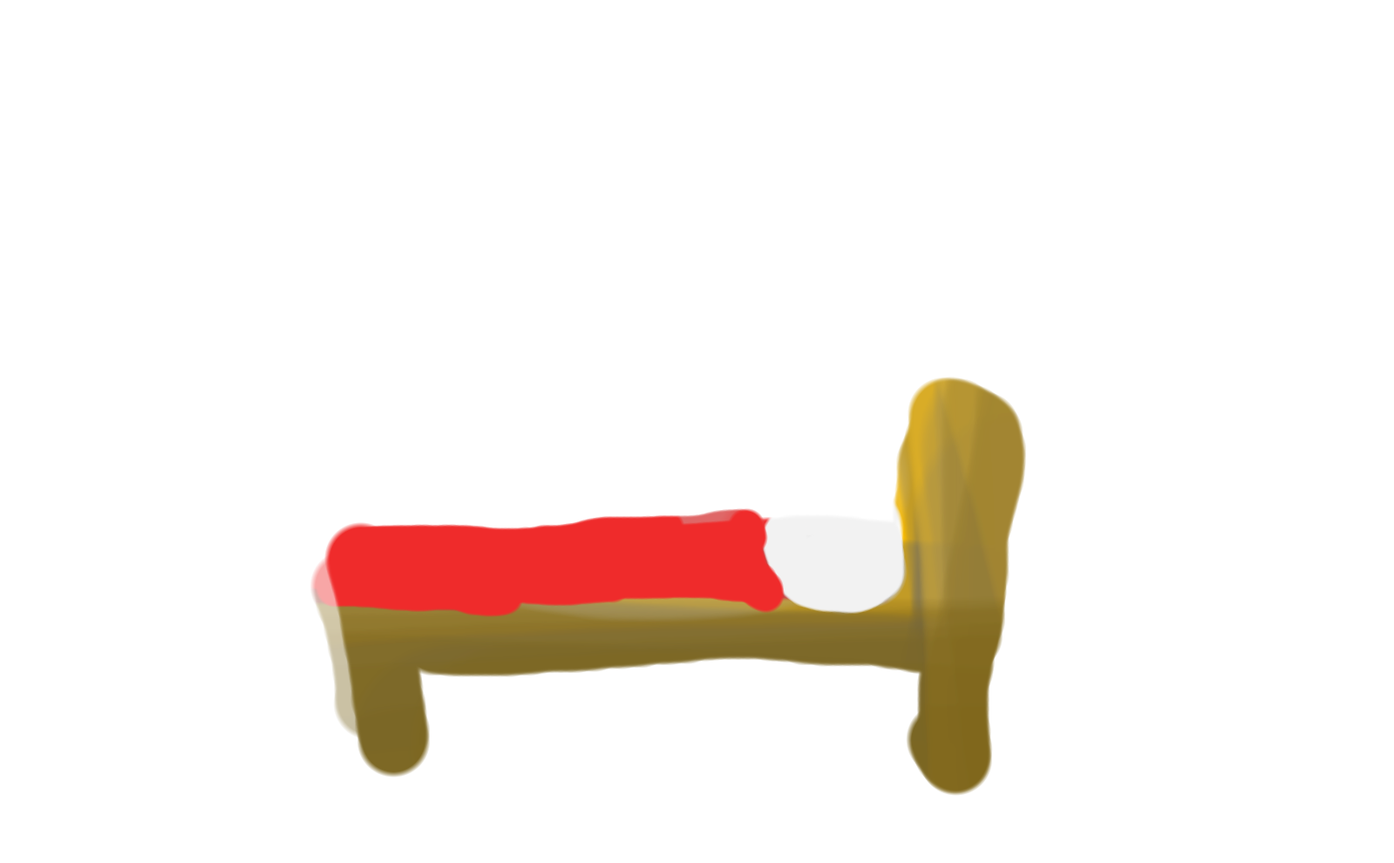
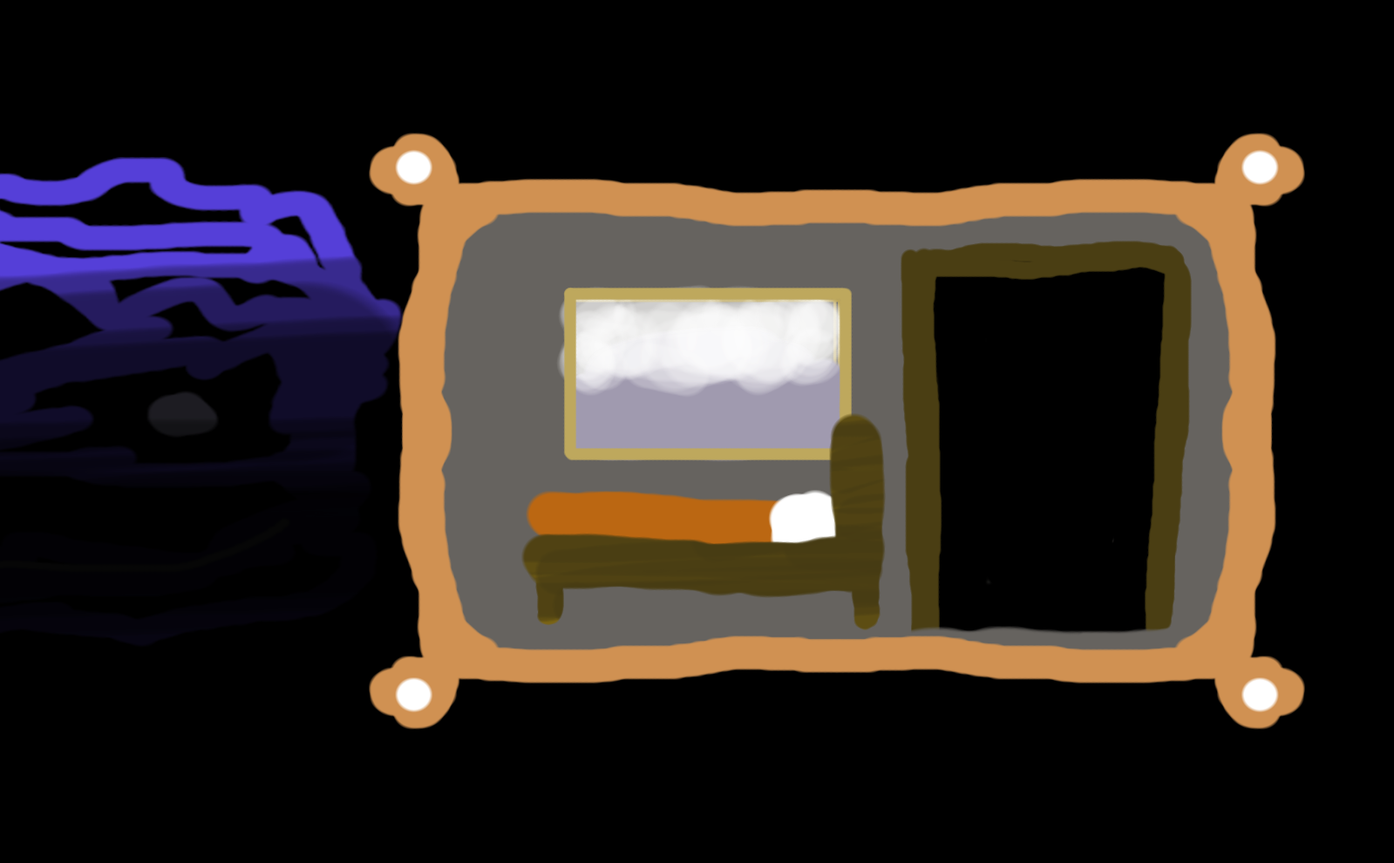
Layered file, before and after one edit (1394x863). Changes by layer:
added group "Group 89" with 2 layers above "Paint Layer 88 (pasted)" over (0, 111, 1394, 782)
added layer "Paint Layer 88" in group "Group 89" over (0, 223, 1394, 782)
added layer "god.png" in group "Group 89" over (0, 111, 447, 670)
added group "Group 31" (1st of 2) with 4 layers above "Paint Layer 87" over (425, 323, 928, 659)
added group "Group 30" (1st of 2, in "Group 31") with 2 layers in group "Group 31" over (425, 323, 928, 659)
added layer "Paint Layer 29" (1st of 2, in "Group 31" › "Group 30") in group "Group 30" over (425, 323, 928, 659)
added layer "Paint Layer 28" (1st of 2, in "Group 31" › "Group 30") in group "Group 30" over (425, 323, 928, 659)
added layer "Paint Layer 27" (1st of 2, in "Group 31") in group "Group 31" over (481, 435, 872, 603)
added layer "Paint Layer 87" above "Paint Layer 85" over (502, 223, 893, 503)
added layer "Paint Layer 85" above "Paint Layer 75" over (502, 167, 1228, 670)
showed "Paint Layer 75", moved it above "Paint Layer 91", painted on it over (55, 0, 1340, 838)
added layer "Paint Layer 91" above "Paint Layer 86" over (0, 0, 1394, 863)
hid "Paint Layer 81", painted on it over (0, 167, 1394, 863)
hid "Paint Layer 80", painted on it over (0, 223, 1340, 863)
hid "Paint Layer 79", painted on it over (279, 334, 1061, 838)
showed group "Group 72" (2 layers) over (279, 0, 1117, 863)
painted on "Paint Layer 71" over (279, 0, 1117, 863)
painted on "Paint Layer 70" over (279, 0, 1117, 863)
